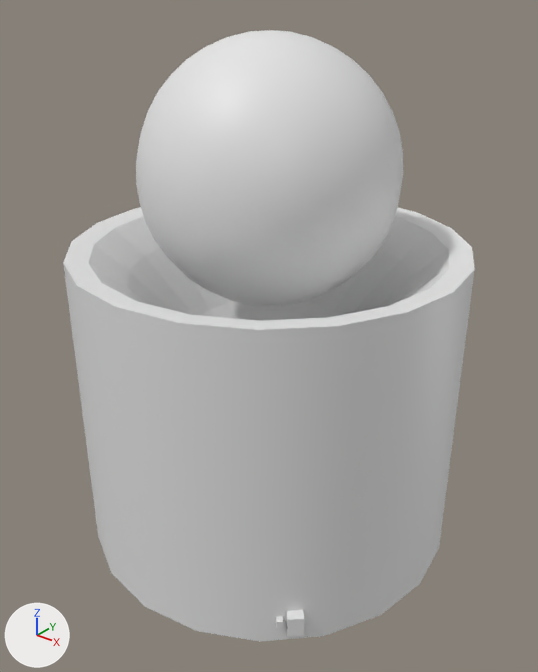
The FBX model Assets/Models/RoomBlockout/RoomBlockout.fbx as it was, and as the next commit left it.
The view is the same before and after, from a 50 mm camera at (0.321, -0.402, 0.414) aimed at (-0.002, 0.002, 0.163). The lights are fixed; the arrows at lower left show +X, +Y and +Z. The first picture is the older version. Where no turn or scale is listed for an object, it has been applied to the vertices. Vertices at exactly the same position are counted once.

Objects in the first picture: 'Core', 'Room' and 2 more.
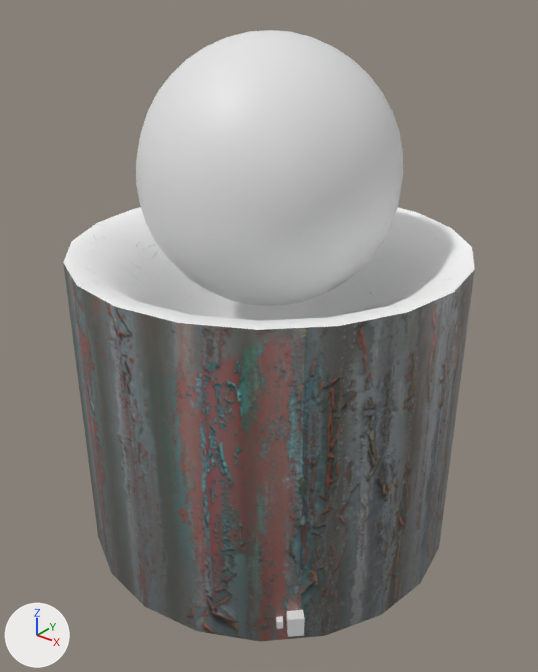
Where the change shows, as pixel boxes (x1, y1, x2, y2) in the pictures (538 x 672 px):
'Room', recoloured, surface changed (white to grey): (63, 207, 475, 642) in both
part 1 of me_mesh_001, recoloured (white to grey): (63, 263, 475, 642) in both
part 2 of me_mesh_001, recoloured: (63, 207, 475, 330) in both
part 3 of me_mesh_001, surface changed: (63, 207, 475, 642) in both

Diff of the bpy script that builds the scene:
```diff
--- a/Assets/Models/RoomBlockout/RoomBlockout.fbx.py
+++ b/Assets/Models/RoomBlockout/RoomBlockout.fbx.py
@@ img_glassroof_lambertglass_basecolor_png @@
+img_glassroof_lambertglass_basecolor_png = load_image('glassroof_lambertglass_BaseColor.png', '../room textured/Materials/glassroof_lambertglass_BaseColor.png', 4096, 4096, 'Non-Color')
@@ img_metal_plate_diff_4k_jpg @@
+img_metal_plate_diff_4k_jpg = load_image('metal_plate_diff_4k.jpg', '../room textured/metal_plate_diff_4k.jpg', 4096, 4096, 'sRGB')
@@ img_worn_corrugated_iron_diff_4k_jpg @@
+img_worn_corrugated_iron_diff_4k_jpg = load_image('worn_corrugated_iron_diff_4k.jpg', '../room textured/worn_corrugated_iron_diff_4k.jpg', 4096, 4096, 'sRGB')
@@ mat_glass @@
+mat_glass = bpy.data.materials.new('glass')
+# uses the picture img_glassroof_lambertglass_basecolor_png
@@ mat_floor @@
+mat_floor = principled_material('floor')
+mat_floor.texture = img_metal_plate_diff_4k_jpg
@@ mat_wall @@
+mat_wall = principled_material('Wall')
+mat_wall.texture = img_worn_corrugated_iron_diff_4k_jpg
@@ me_mesh_001 @@
 me_mesh_001.from_pydata(...)  # 181 vertices, 180 faces; spans x -0.145..0.145, y -0.145..0.145, z -0.118..0.118
 # used by ob_room; location = (0.0, 0.0, 0.1198)
+# me_mesh_001 part 1: all 20 faces centred in x -0.141..0.141, y -0.141..0.141, z 0.0 switch from mat_openpbr_shader1 (white #e7e7e7) to mat_wall (picture img_worn_corrugated_iron_diff_4k_jpg)
+# me_mesh_001 part 2: all 140 faces centred in x -0.133..0.133, y -0.133..0.133, z 0.029..0.117 switch from mat_openpbr_shader1 (white #e7e7e7) to mat_glass
+# me_mesh_001 part 3: texture (UV) coordinates of 180 of 180 faces, centred in x -0.141..0.141, y -0.141..0.141, z -0.118..0.117, changed; they spanned u 0.34..0.66, v 0.0..1.0 and now span u 0.01..0.99, v 0.02..0.84
+me_mesh_001.materials.append(mat_floor)  # picture img_metal_plate_diff_4k_jpg
```
